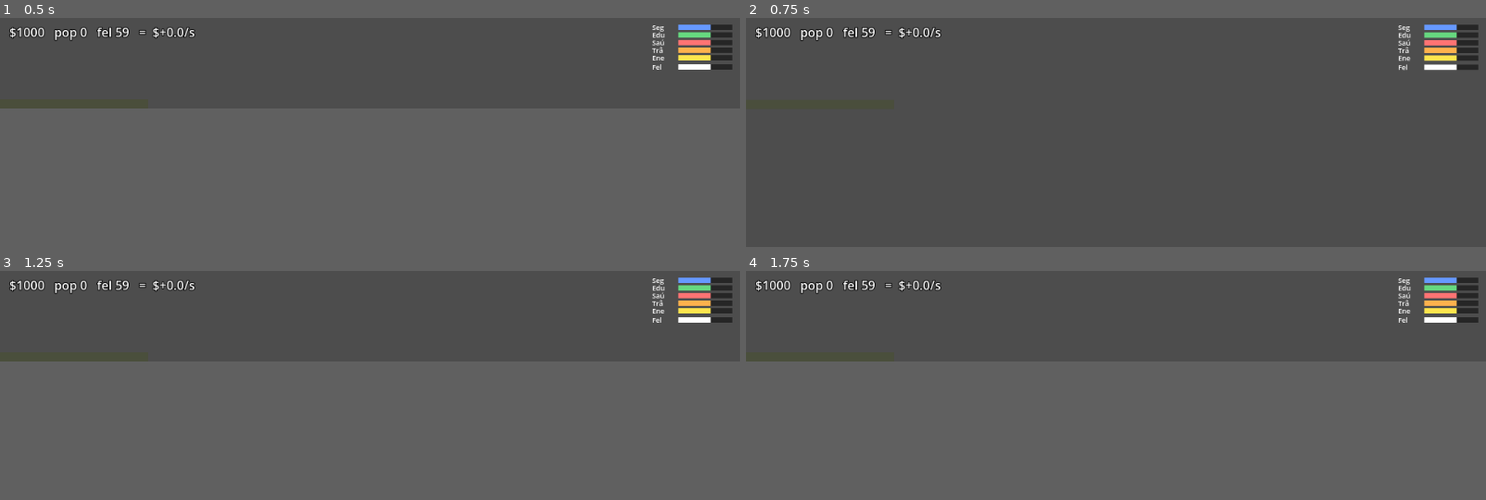
Above: before the commit, frames 1-4 (two rows, left to right).
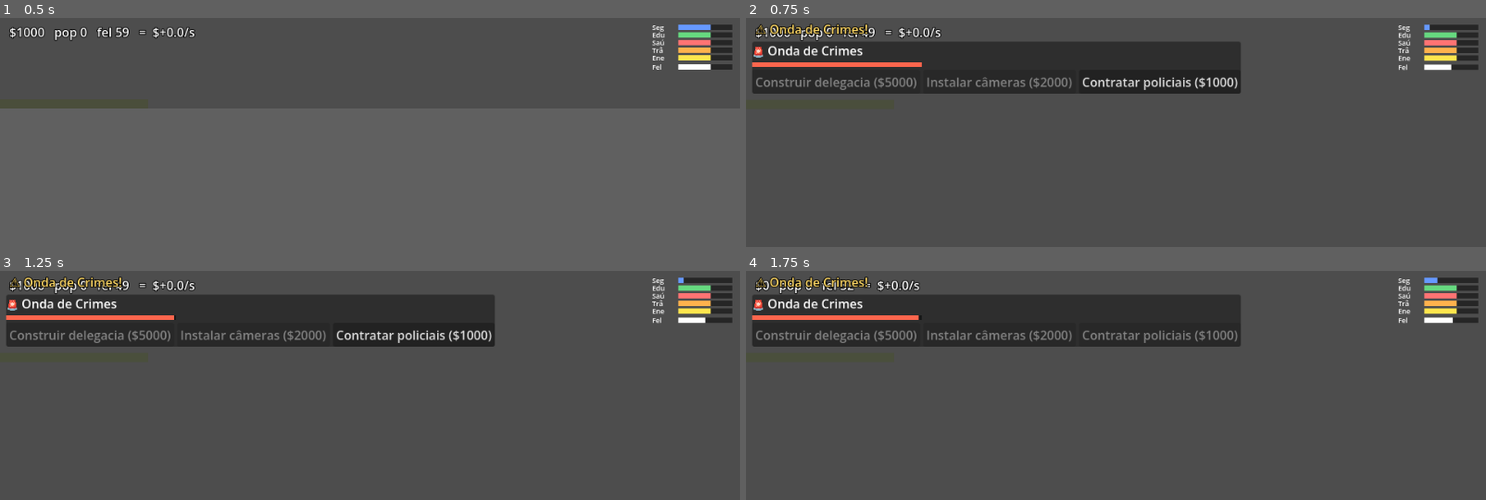
Above: after the commit, the same moments.

Repository: andrewsmedina/yourcity
Game: Godot game, scene res://scenes/main.tscn
The game is run twice, just before and just after one commit, with the same random seed, the same clock (stepped at 60 frames per second) and the same inputs.
Inputs (mouse positions are in pixels of both pictures, inside the frame that each line leads up to):
- Up to frame 1 (0.5 s): no input
- Up to frame 2 (0.75 s): tap Enter (ui_accept) at 0.5 s; tap C at 0.6 s
- Up to frame 3 (1.25 s): tap Enter (ui_accept) at 0.77 s
- Up to frame 4 (1.75 s): click (1160, 296) at 1.25 s, where only the run after the commit has a clickable "Contratar policiais ($1000)"
In our replay, in frame 3 the window is 799x99 before the commit and 799x249 after it. These sizes can differ from the game's own. Grey fills any space a smaller window leaves; there, only what the larger window draws over its background counts as a difference.

Frame 1 is identical in both runs. In frame 2, 15% of the frame differs, in the area x 0-97%, y 2-34%; in frame 3, 15%; in frame 4, 15%.

Commit message:
Add crisis toast, decision panel and timer UI
City emits crisis_started/ended and exposes respond(). CrisisUI shows a
toast when a crisis begins (#28), a decision panel listing the 2-3 response
options with their costs — disabled when unaffordable — wired to City.respond
(#29), and an urgency timer bar counting down the response window (#31). The
window expands while any crisis is active and collapses once resolved. Adds a
debug "C" shortcut to force a crisis for manual testing.

Closes #28
Closes #29
Closes #31

Co-Authored-By: Claude Opus 4.8 (1M context) <noreply@anthropic.com>

Diff:
--- a/scenes/main.tscn
+++ b/scenes/main.tscn
@@ -1,10 +1,11 @@
-[gd_scene load_steps=6 format=3 uid="uid://b8tcity0main0"]
+[gd_scene load_steps=7 format=3 uid="uid://b8tcity0main0"]
 
 [ext_resource type="Script" path="res://scripts/main.gd" id="1_main"]
 [ext_resource type="Script" path="res://scripts/skyline.gd" id="2_skyline"]
 [ext_resource type="Script" path="res://scripts/day_night.gd" id="3_daynight"]
 [ext_resource type="Script" path="res://scripts/hud.gd" id="4_hud"]
 [ext_resource type="Script" path="res://scripts/indicator_bars.gd" id="5_bars"]
+[ext_resource type="Script" path="res://scripts/crisis_ui.gd" id="6_crisis"]
 
 [node name="Main" type="Node2D"]
 script = ExtResource("1_main")
@@ -20,3 +21,6 @@
 
 [node name="IndicatorBars" type="Control" parent="HUD"]
 script = ExtResource("5_bars")
+
+[node name="CrisisUI" type="CanvasLayer" parent="."]
+script = ExtResource("6_crisis")
--- a/scripts/city.gd
+++ b/scripts/city.gd
@@ -7,8 +7,12 @@
 signal money_changed(money: float)
 signal population_changed(population: float)
 signal city_changed  ## zones built or slots unlocked — the view should refresh
+signal crisis_started(crisis: CitySim.CrisisType)
+signal crisis_ended(crisis: CitySim.CrisisType)
 
 var sim := CitySim.new()
+
+var _active := {}  # mirror of active crises, for edge detection
 
 func _process(delta: float) -> void:
 	var prev_money := sim.money
@@ -21,6 +25,7 @@
 		population_changed.emit(sim.population)
 	if prev_slots != sim.slots.size():
 		city_changed.emit()  # a new slot unlocked
+	_diff_crises()
 
 ## Attempt to build a zone into a slot; emits updates and returns success.
 func build(zone: CitySim.Zone, slot_index: int) -> bool:
@@ -29,3 +34,24 @@
 	money_changed.emit(sim.money)
 	city_changed.emit()
 	return true
+
+## Pay for and apply a crisis response; emits updates and returns success.
+func respond(crisis: CitySim.CrisisType, response_index: int) -> bool:
+	if not sim.respond(crisis, response_index):
+		return false
+	money_changed.emit(sim.money)
+	if not sim.is_crisis_active(crisis):
+		_active.erase(crisis)
+		crisis_ended.emit(crisis)
+	return true
+
+func _diff_crises() -> void:
+	var now := {}
+	for crisis in sim.active_crises():
+		now[crisis] = true
+		if not _active.has(crisis):
+			crisis_started.emit(crisis)
+	for crisis in _active.keys():
+		if not now.has(crisis):
+			crisis_ended.emit(crisis)
+	_active = now
--- /dev/null
+++ b/scripts/crisis_ui.gd
@@ -0,0 +1,101 @@
+extends CanvasLayer
+
+## Crisis UI (issues #28, #29, #31): a toast when a crisis starts, a decision
+## panel with the 2-3 response options, and an urgency timer bar. The window
+## expands while any crisis is active and collapses when they're all resolved.
+## Reads everything from City/CitySim; building the response just calls
+## City.respond().
+
+const _TIMER_W := 220.0
+const _TIMER_H := 6.0
+
+var _toast: Label
+var _panel: PanelContainer
+var _title: Label
+var _timer_fill: ColorRect
+var _buttons_box: HBoxContainer
+var _current = null  # crisis currently shown in the panel, or null
+
+func _ready() -> void:
+	_toast = Label.new()
+	_toast.position = Vector2(12, 4)
+	_toast.modulate.a = 0.0
+	_toast.add_theme_color_override("font_color", Color(1.0, 0.85, 0.4))
+	_toast.add_theme_color_override("font_outline_color", Color.BLACK)
+	_toast.add_theme_constant_override("outline_size", 4)
+	add_child(_toast)
+
+	_panel = PanelContainer.new()
+	_panel.position = Vector2(8, 32)
+	_panel.visible = false
+	add_child(_panel)
+	var vb := VBoxContainer.new()
+	_panel.add_child(vb)
+	_title = Label.new()
+	vb.add_child(_title)
+	var timer_holder := Control.new()
+	timer_holder.custom_minimum_size = Vector2(_TIMER_W, _TIMER_H)
+	vb.add_child(timer_holder)
+	var timer_bg := ColorRect.new()
+	timer_bg.color = Color(0, 0, 0, 0.5)
+	timer_bg.size = Vector2(_TIMER_W, _TIMER_H)
+	timer_holder.add_child(timer_bg)
+	_timer_fill = ColorRect.new()
+	_timer_fill.color = Color(1.0, 0.4, 0.3)
+	_timer_fill.size = Vector2(_TIMER_W, _TIMER_H)
+	timer_holder.add_child(_timer_fill)
+	_buttons_box = HBoxContainer.new()
+	vb.add_child(_buttons_box)
+
+	City.crisis_started.connect(_on_crisis_started)
+
+func _on_crisis_started(crisis) -> void:
+	_flash_toast("⚠ %s!" % CitySim.CRISIS_TITLE[crisis])
+
+func _process(_delta: float) -> void:
+	var active := City.sim.active_crises()
+	if active.is_empty():
+		if _panel.visible:
+			_panel.visible = false
+			_current = null
+			WindowManager.set_expanded(false)
+		return
+	var crisis = active[0]  # show the first active crisis
+	WindowManager.set_expanded(true)
+	if crisis != _current:
+		_current = crisis
+		_rebuild_panel(crisis)
+	_panel.visible = true
+	_timer_fill.size.x = _TIMER_W * clampf(
+		City.sim.crisis_time_left(crisis) / CitySim.RESPONSE_WINDOW, 0.0, 1.0)
+	_update_affordability(crisis)
+
+func _rebuild_panel(crisis) -> void:
+	var extra := City.sim.active_crises().size() - 1
+	_title.text = "🚨 %s%s" % [
+		CitySim.CRISIS_TITLE[crisis],
+		"  (+%d em fila)" % extra if extra > 0 else "",
+	]
+	for child in _buttons_box.get_children():
+		child.queue_free()
+	var responses := City.sim.responses_for(crisis)
+	for i in responses.size():
+		var btn := Button.new()
+		btn.text = "%s ($%d)" % [responses[i].label, int(responses[i].cost)]
+		btn.pressed.connect(City.respond.bind(crisis, i))
+		_buttons_box.add_child(btn)
+
+func _update_affordability(crisis) -> void:
+	var responses := City.sim.responses_for(crisis)
+	var i := 0
+	for child in _buttons_box.get_children():
+		if child is Button:
+			child.disabled = City.sim.money < responses[i].cost
+			i += 1
+
+func _flash_toast(text: String) -> void:
+	_toast.text = text
+	_toast.modulate.a = 1.0
+	var tween := create_tween()
+	tween.tween_interval(2.0)
+	tween.tween_property(_toast, "modulate:a", 0.0, 0.6)
--- a/scripts/main.gd
+++ b/scripts/main.gd
@@ -1,14 +1,15 @@
 extends Node2D
 
-## Entry point for TaskbarCity. Confirms the project boots and offers a debug
-## toggle for the idle <-> expanded resize (#8). The skyline now grows from
-## real construction (#16), so the old debug grow loop is gone.
+## Entry point for TaskbarCity. Confirms the project boots and provides a couple
+## of debug shortcuts for manual testing until the real game flow drives them:
+##   Enter/Space — toggle the expanded window height (#8)
+##   C           — tank Security to force a Crime crisis (#26-#31)
 
 func _ready() -> void:
 	print("TaskbarCity booted — Godot ", Engine.get_version_info().string)
 
 func _unhandled_input(event: InputEvent) -> void:
-	# Debug: Enter/Space toggles the expanded window height until the crisis
-	# system drives it for real.
 	if event.is_action_pressed("ui_accept"):
 		WindowManager.toggle_expanded()
+	elif event is InputEventKey and event.pressed and event.keycode == KEY_C:
+		City.sim.indicators[CitySim.Indicator.SECURITY] = 10.0
Not shown, added: scripts/crisis_ui.gd.uid
